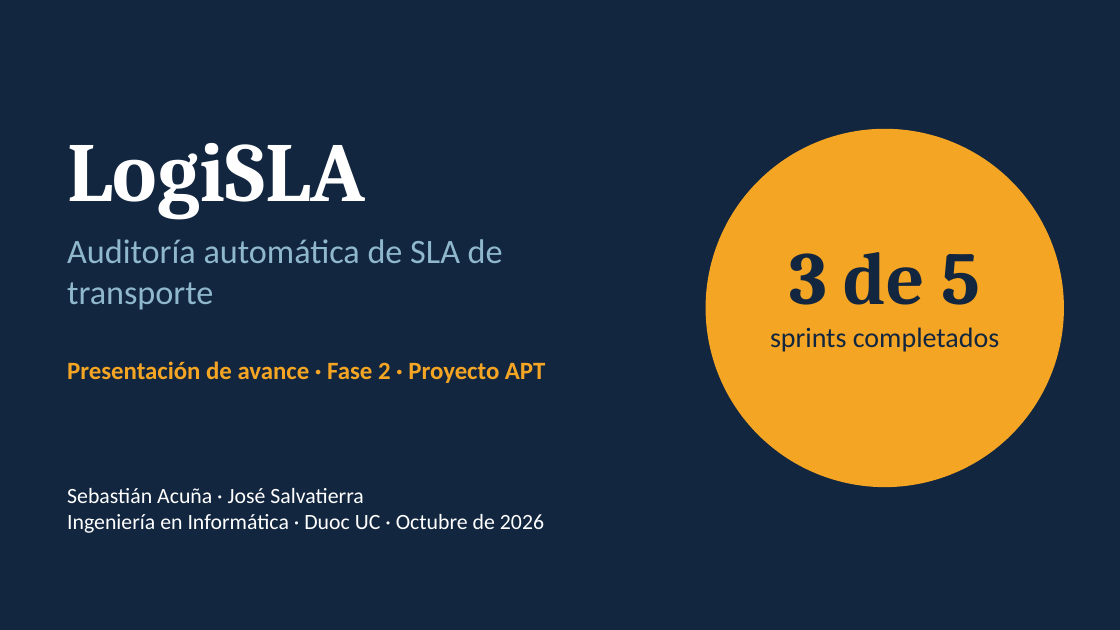
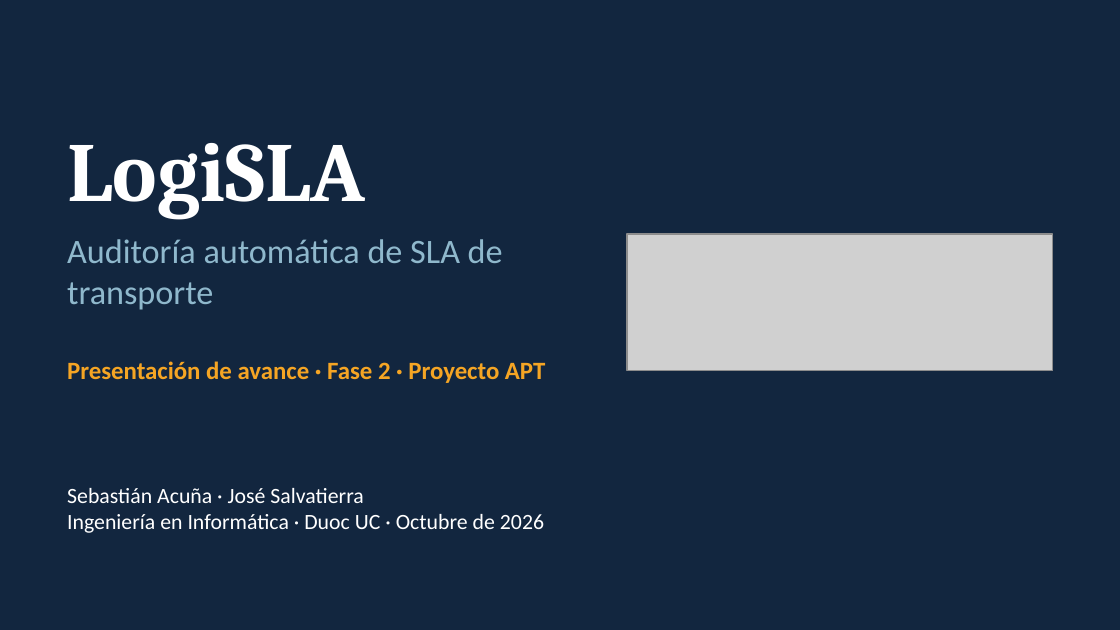
Before and after one commit to seba038duoc/LogiSLA_Capstone, a slide deck: slide 1 of Fase 2/Evidencias Proyecto/Presentación Proyecto.pptx. Drawn at 1120x630 pixels with LibreOffice and Linux fonts; fonts in the diff are those of the drawing; grey boxes stand for pictures. Boxes give left, top, right and bottom in pixels: in the first picture for what was removed or moved away, otherwise in the second. Text is boxed around its words. In the diff, an @@ line names an element or a change of style, - is before the commit and + after.

```diff
--- a/Fase 2/Evidencias Proyecto/Presentación Proyecto.pptx
+++ b/Fase 2/Evidencias Proyecto/Presentación Proyecto.pptx
@@ ellipse removed at [706,129,1064,487] @@
@@ picture added at [627,234,1053,371] @@
@@ text removed at [790,252,980,305] @@
-3 de 5
@@ text removed at [770,327,999,352] @@
-sprints completados
```
Also in this commit, not shown: 7 other slides changed, 1 slide added, 30 other files.
